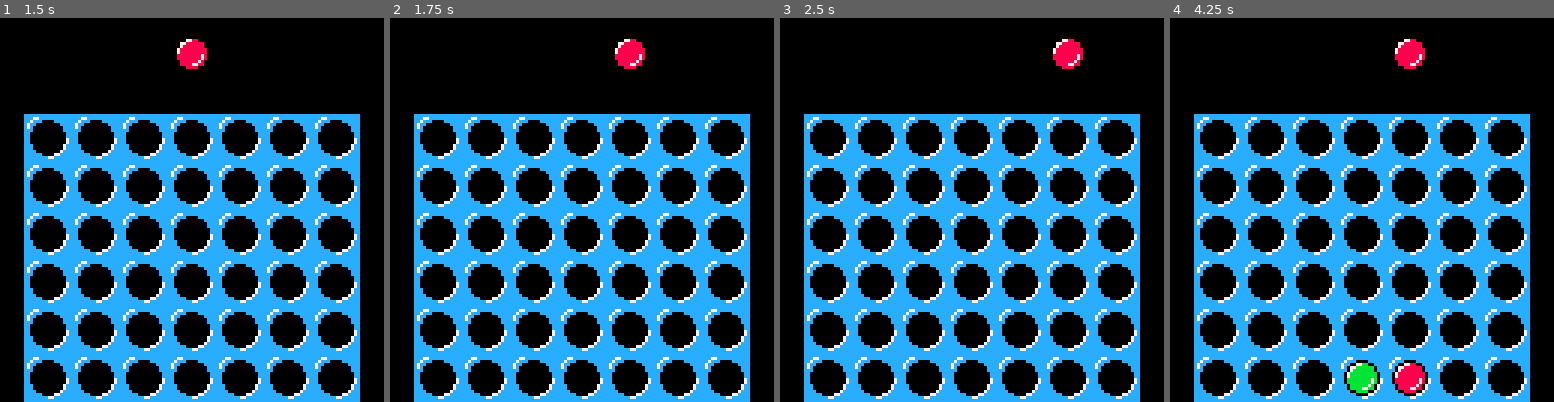
Above: before the commit, frames 1-4 (left to right).
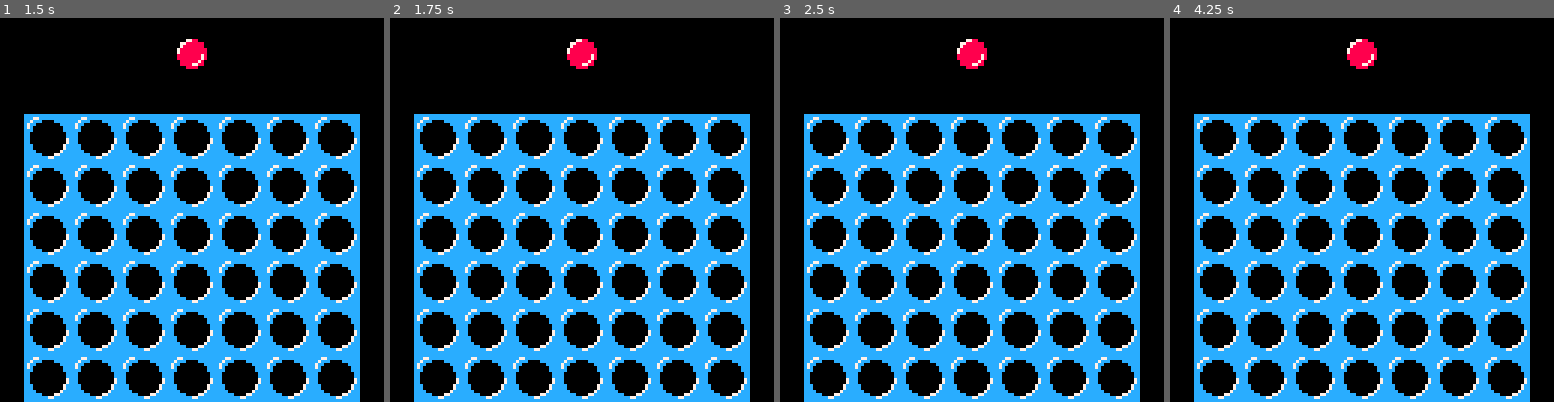
Above: after the commit, the same moments.

Repository: Mister-Oatbread/pico8-connect4
Game: PICO-8 cartridge connect4.p8
Two runs of this game, one before a commit and one after it. Both use one fixed random seed, a clock stepped at 60 frames per second and the inputs below.
Inputs:
- Up to frame 1 (1.5 s): tap X (X key) at 0.33, 1.07 s; tap O (Z key) at 0.7 s
- Up to frame 2 (1.75 s): hold Right from 1.6 s (still down); tap O (Z key) at 1.7 s
- Up to frame 3 (2.5 s): tap X (X key) at 1.85 s; release Right at 2.1 s; tap O (Z key) at 2.1 s; hold Up 2.15-2.42 s; hold Right from 2.47 s (still down)
- Up to frame 4 (4.25 s): tap O (Z key) every 0.4 s from 2.5 to 4.1 s; tap X (X key) at 2.97, 4.08 s; release Right at 3.03 s; hold Left 3.08-3.58 s; hold Down 3.63-3.97 s; hold Right from 4.02 s (still down)

Frame 1 is identical in both runs. In frame 2, 1.0% of the frame differs, in the area x 46-67%, y 5-14%; in frame 3, 1.0%; in frame 4, 2.0%, in the area x 46-67%, y 5-98%.

Commit message:
started input rewrite, not detecting anything yet

Diff:
--- a/main.lua
+++ b/main.lua
@@ -19,13 +19,13 @@
     end
 
     player_1_to_move = true;
-    current_frame = 0;
 
     -- everything related to delaying the inputs for a smooth experience
-    input_delay = {
-        frame_of_input = 0;
-        input_detected = false;
-        delay_margin = 2;
+    input = {
+        frames_passed = 0,
+        detected = false,
+        input = "idle",
+        delay_frames = 6,
     }
 
 
@@ -34,16 +34,18 @@
         token_sprite = 33,
         cursor_pos = 4,
         board_id = 1,
-        left_button = 0,
-        right_button = 1,
+        left_button_pressed = btn(0),
+        right_button_pressed = btn(1),
+        place_button_pressed = btn(3),
     };
 
     player_2 = {
         token_sprite = 35,
         cursor_pos = 4,
         board_id = 2,
-        left_button = 5,
-        right_button = 4,
+        left_button_pressed = btn(5),
+        right_button_pressed = btn(4),
+        place_button_pressed = btn(5) and btn(4),
     };
 
     -- the active token only serves to draw the current active token.
@@ -78,8 +80,6 @@
     else
         update_active_chip(user_input);
     end
-
-    current_frame += 1;
 end
 
 function _draw()
@@ -248,47 +248,36 @@
 end
 
 -- this function registers what the user is doing
--- only takes inputs from active player
+-- only accepts inputs from the active player
+-- after one action has been performed, all buttons have to be released in order
+-- to input the next action
 function get_user_input()
-
     if (player_1_to_move) then
         player = player_1;
     else
         player = player_2;
     end
 
-    -- introcude a small delay for buttons to not clip
-    if (btn() and not(input_delay.input_detected)) then
-        input_delay.frame_of_input = current_frame;
+    -- if an input has been detected, increment the counter until the input shoots, else do nothing
+    if (player.left_button_pressed or player.right_button_pressed or player.place_button_pressed) then
         input_delay.input_detected = true;
-    elseif (btn() and (input_delay.input_detected)) then
-        input_delay.input_detected = true;
-    else
-        input_delay.input_detected = false;
-    end
-
-    -- if the delay is big enough, check for inputs now
-    if (current_frame - input_delay.frame_of_input >= input_delay.delay_margin) then
-        -- pressing both buttons does nothing on player 1, and
-        if (btn(player.left_button) and btn(player.right_button)) then
-            if (player == player_2) then
-                return "place";
-            elseif (player == player_1) then
-                return "idle";
-            end
-        end
-
-        -- pressing down button as player 1 places the chip
-        if (player == player_1 and btnp(3)) then
-            return "place";
-        end
-
-        -- pressing left or right button as either player moves the chip
-        if (btnp(player.right_button)) then
-            return "right";
-        elseif (btnp(player.left_button)) then
-            return "left";
-        end
+        if (player.place_button_pressed) then
+            input.input = "place";
+        elseif (player.left_button_pressed) then
+            input.input = "left";
+        else
+            input.input = "right";
+        end
+
+        if (input.frames_passed > input.delay_frames) then
+            return input.input;
+        end
+        input.frames_passed += 1;
+
+    else
+        input.detected = false;
+        input.frames_passed = 0;
+        input.input = "idle";
     end
     return "idle";
 end
